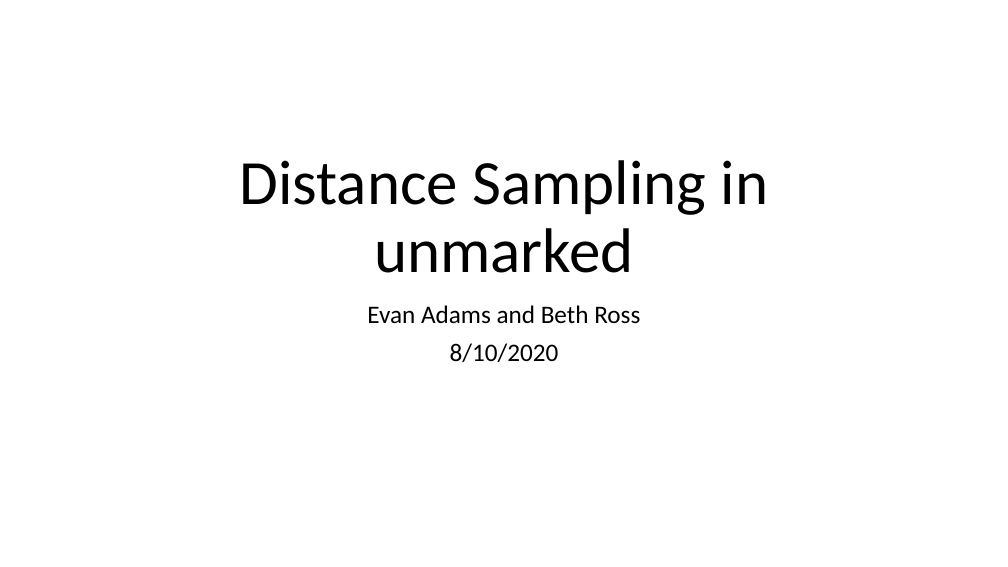
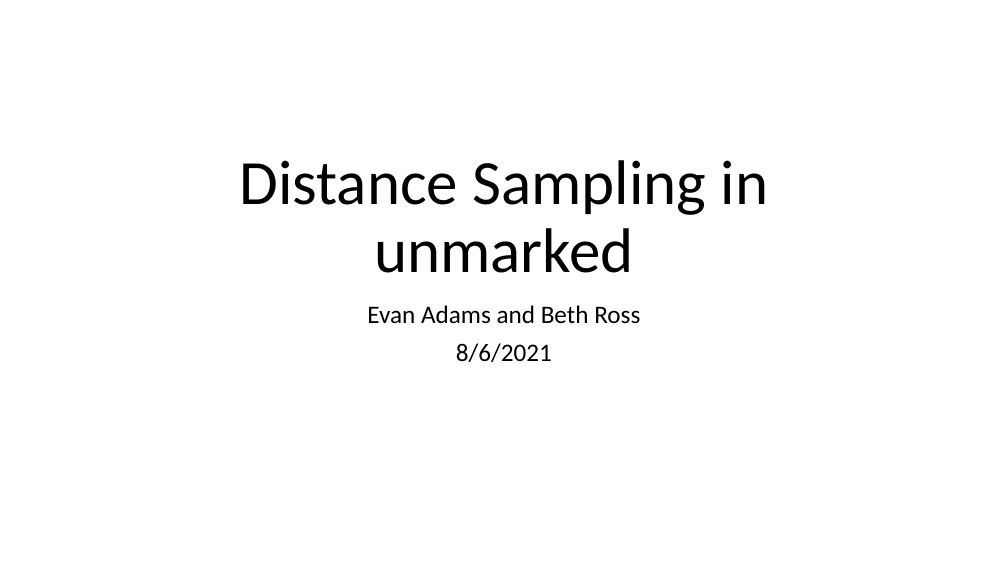
Before and after one commit to evanmadams/AOS_SCO-2021-Count-Data-Workshop, a slide deck: slide 1 of lessons/Distance Sampling in unmarked.pptx. Drawn at 1008x567 pixels with LibreOffice and Linux fonts; fonts in the diff are those of the drawing. Boxes give left, top, right and bottom in pixels: in the first picture for what was removed or moved away, otherwise in the second. Text is boxed around its words. In the diff, an @@ line names an element or a change of style, - is before the commit and + after.

Commit message:
dist sampling ppt update

```diff
--- a/lessons/Distance Sampling in unmarked.pptx
+++ b/lessons/Distance Sampling in unmarked.pptx
@@ subtitle at [456,343,552,362]: text changed @@
-8/10/2020
+8/6/2021
```
